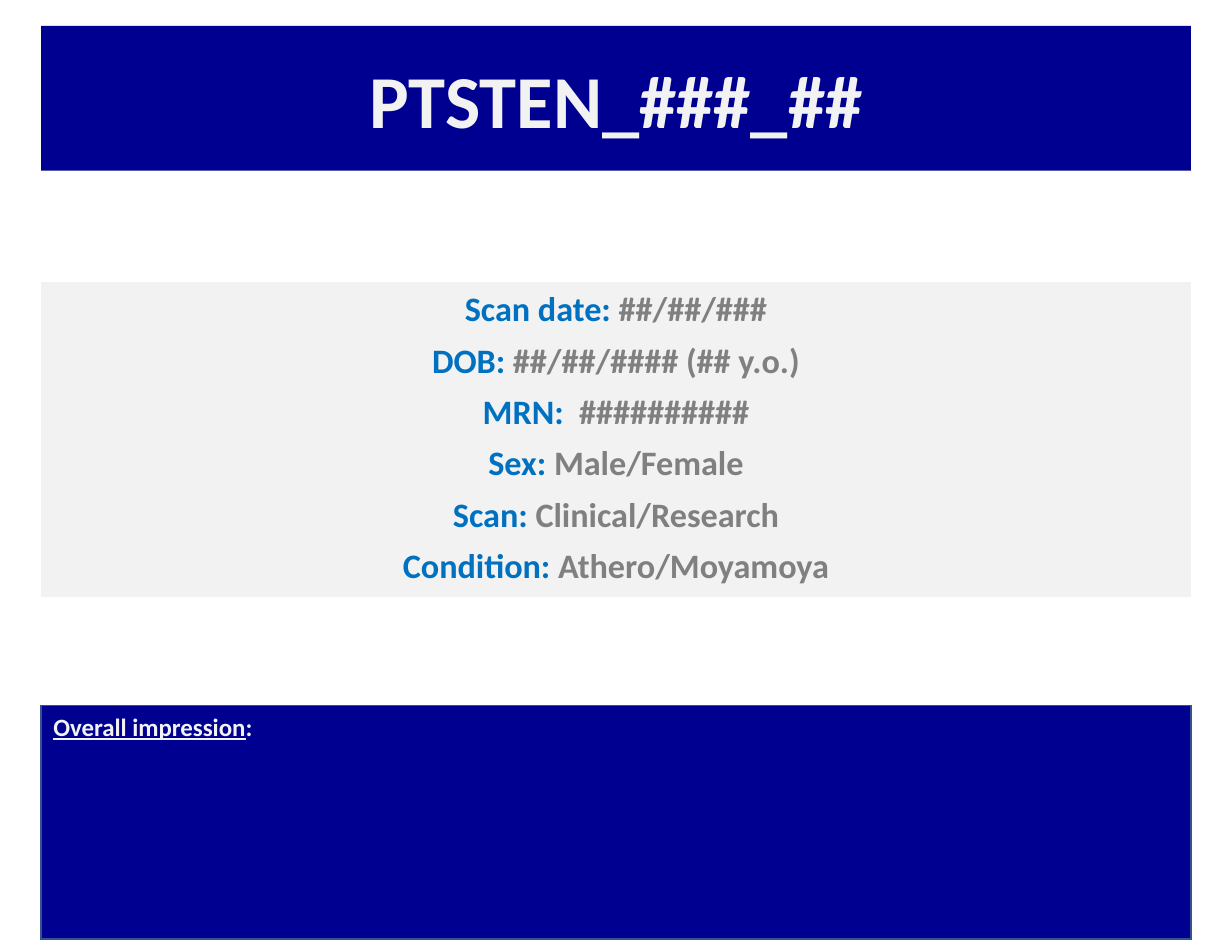
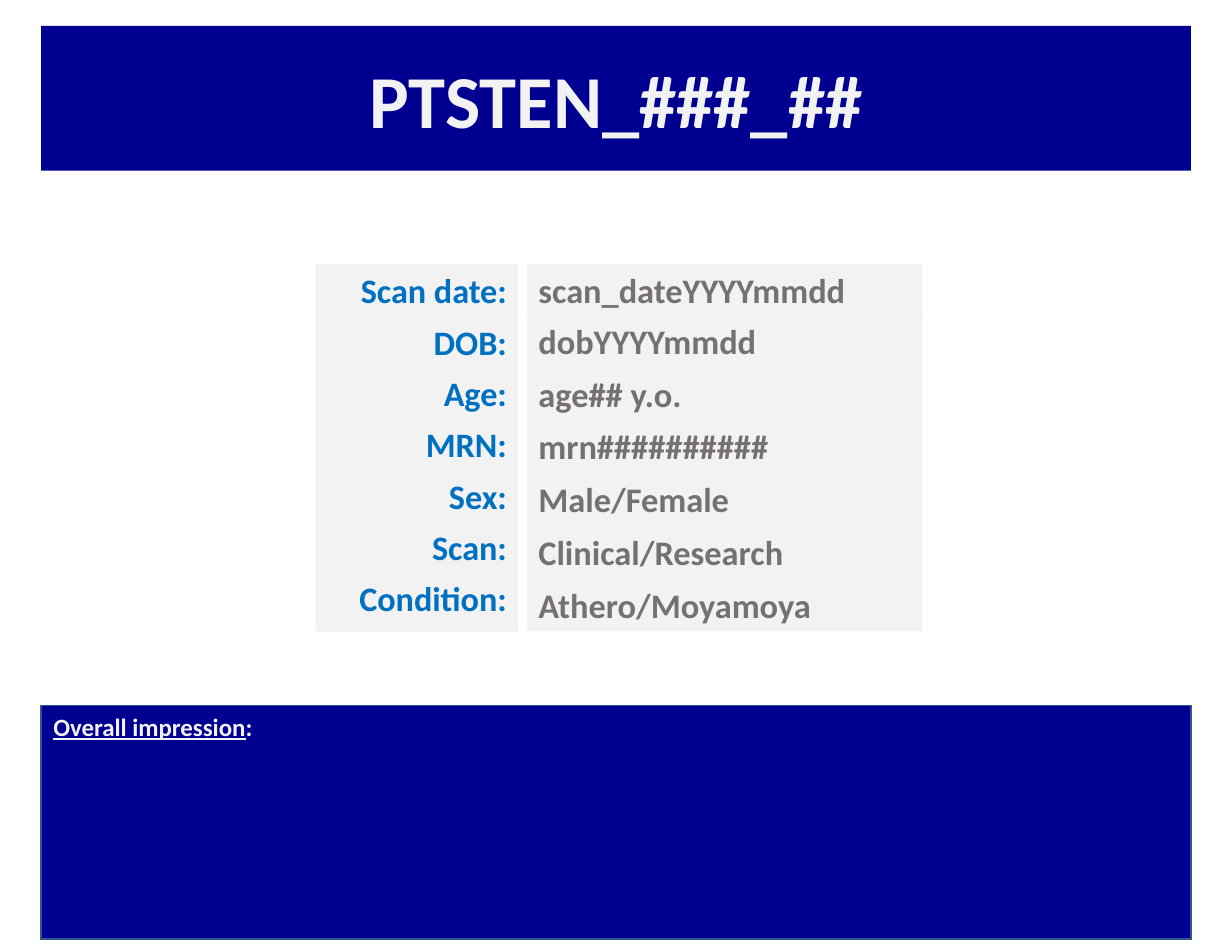
Before and after one commit to rsjones94/scan-reporting, a slide deck: slide 1 of bin/TEMPLATE_BOLD_PLACEHOLDERS.pptx. Drawn at 1232x952 pixels with LibreOffice and Linux fonts; fonts in the diff are those of the drawing. Boxes give left, top, right and bottom in pixels: in the first picture for what was removed or moved away, otherwise in the second. Text is boxed around its words. In the diff, an @@ line names an element or a change of style, - is before the commit and + after.

```diff
--- a/bin/TEMPLATE_BOLD_PLACEHOLDERS.pptx
+++ b/bin/TEMPLATE_BOLD_PLACEHOLDERS.pptx
@@ rectangle "Scan date:": place and size @@
-rectangle "Scan date:" at bbox=[41, 282, 1192, 597]
+rectangle "Scan date:" at bbox=[316, 264, 519, 632]
@@ rectangle added at bbox=[528, 264, 923, 317], fill #F2F2F2, 22.1 pt, text #767171, bold @@
+scan_dateYYYYmmdd
@@ text in rectangle at bbox=[359, 279, 507, 612]: text changed; text colour #808080 to #0070C0 @@
-Scan date: ##/##/###
-DOB: ##/##/#### (## y.o.)
-MRN: ##########
-Sex: Male/Female
-Scan: Clinical/Research
-Condition: Athero/Moyamoya
+Scan date:
+DOB:
+Age:
+MRN:
+Sex:
+Scan:
+Condition:
@@ text added at bbox=[538, 330, 756, 354], 22.1 pt, text #767171, bold @@
+dobYYYYmmdd
@@ text added at bbox=[538, 383, 682, 413], 22.1 pt, text #767171, bold @@
+age## y.o.
@@ text added at bbox=[538, 435, 768, 459], 22.1 pt, text #767171, bold @@
+mrn##########
@@ text added at bbox=[538, 488, 729, 514], 22.1 pt, text #767171, bold @@
+Male/Female
@@ text added at bbox=[538, 541, 783, 567], 22.1 pt, text #767171, bold @@
+Clinical/Research
@@ rectangle added at bbox=[528, 578, 923, 631], fill #F2F2F2, 22.1 pt, text #767171, bold @@
+Athero/Moyamoya
```
Also in this commit, not shown: 1 other slide changed, 3 other files.
